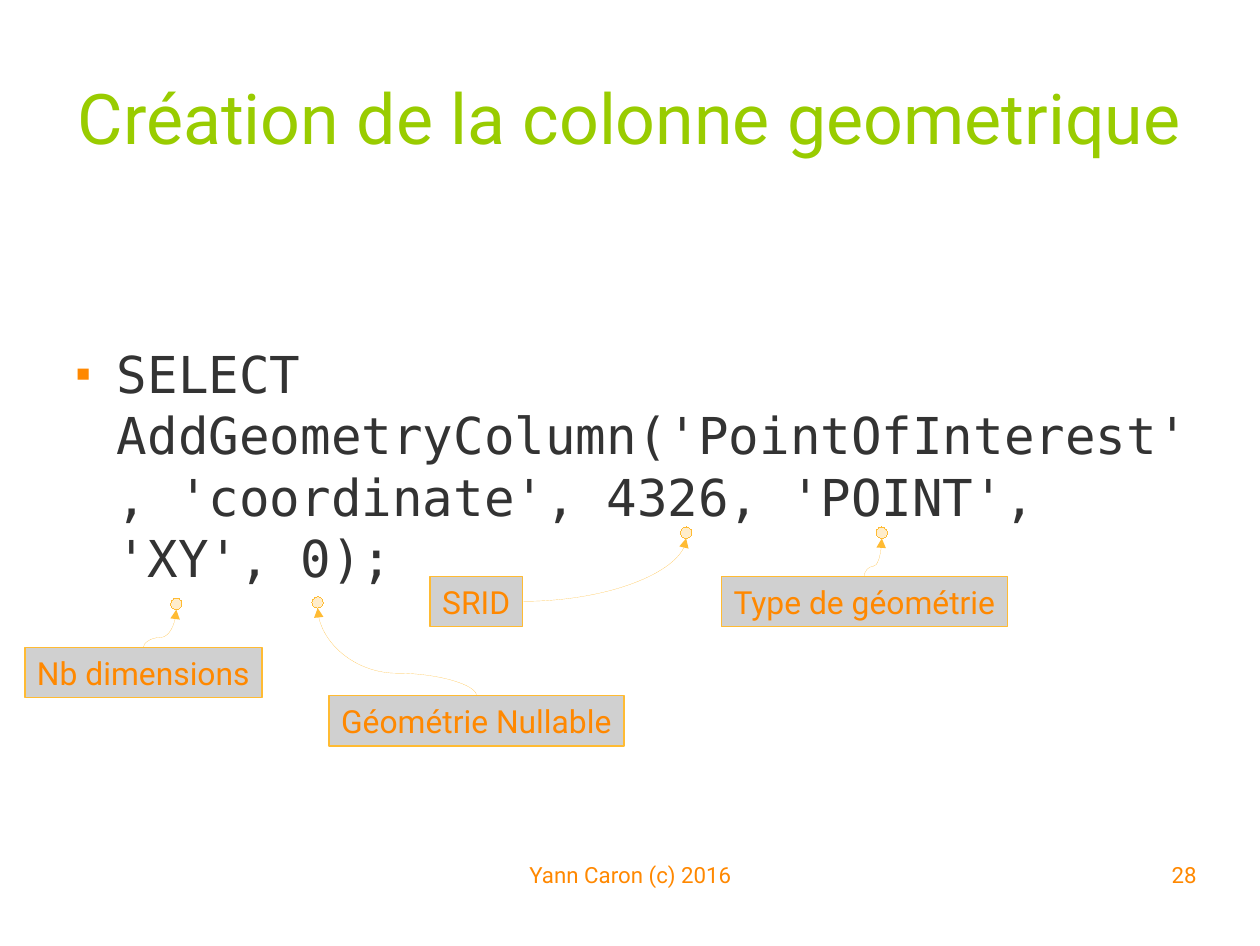
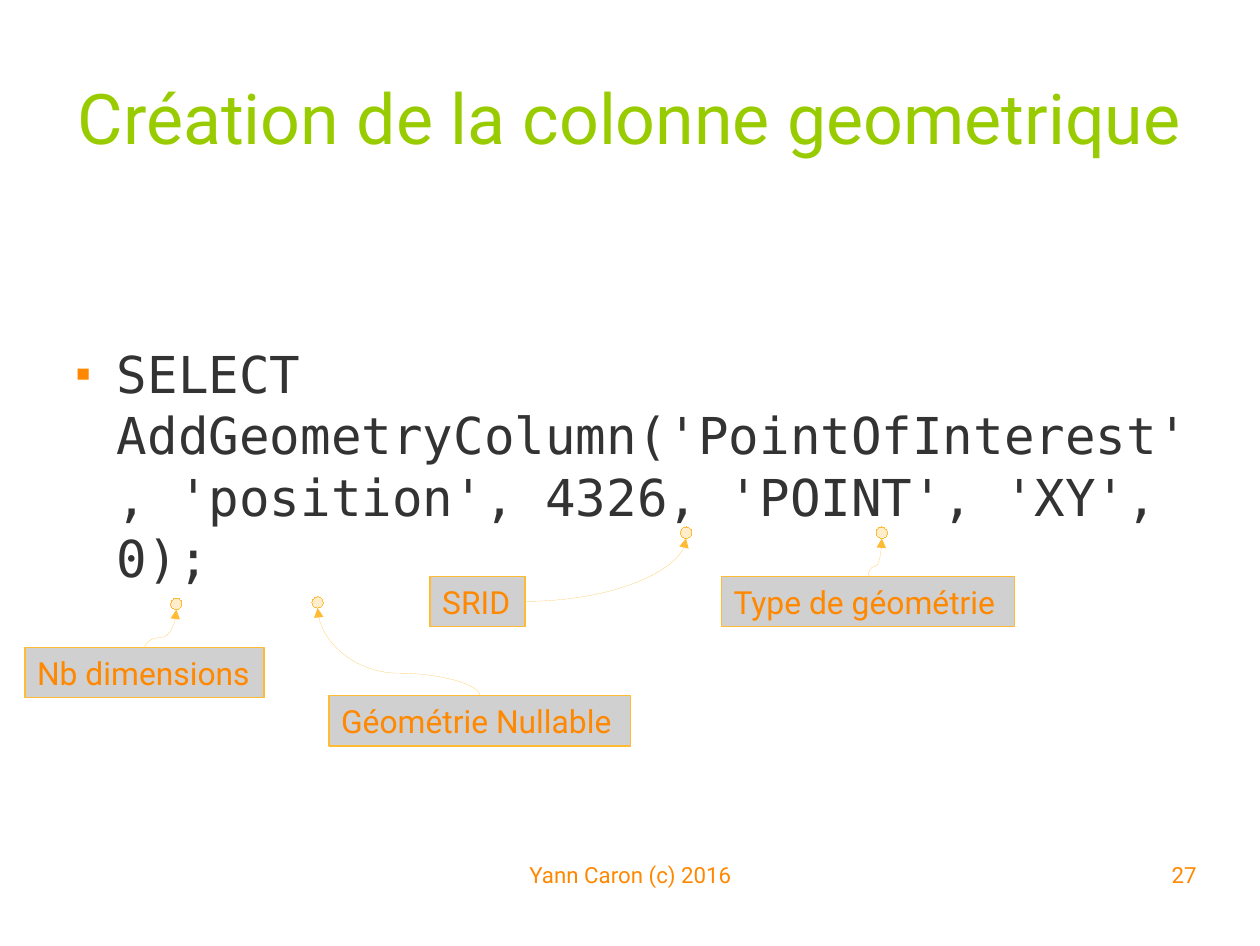
Before and after one commit to YannCaron/Android-ENSG, a slide deck: slide 27 of 10 - Spatialite.odp (slide 28 before the commit). Drawn at 1260x946 pixels with LibreOffice and Linux fonts; fonts in the diff are those of the drawing; grey boxes stand for pictures; background and template pictures are left out. Boxes give left, top, right and bottom in pixels: in the first picture for what was removed or moved away, otherwise in the second. Text is boxed around its words. In the diff, an @@ line names an element or a change of style, - is before the commit and + after.

```diff
--- a/10 - Spatialite.odp
+++ b/10 - Spatialite.odp
@@ text at (117, 355, 1188, 584): text changed @@
-■ SELECT AddGeometryColumn('PointOfInterest', 'coordinate', 4326, 'POINT', 'XY', 0);
+■ SELECT AddGeometryColumn('PointOfInterest', 'position', 4326, 'POINT', 'XY', 0);
@@ curved arrow moved from (864, 576) - (882, 539) to (868, 576) - (882, 539) @@
@@ picture "Type de géométrie": place and size @@
-picture "Type de géométrie" at (721, 576, 1007, 627)
+picture "Type de géométrie" at (721, 576, 1014, 627)
@@ curved arrow moved from (477, 695) - (318, 608) to (480, 695) - (318, 608) @@
@@ picture "Géométrie Nullable": place and size @@
-picture "Géométrie Nullable" at (329, 695, 624, 745)
+picture "Géométrie Nullable" at (329, 695, 631, 745)
@@ page number at (1172, 867, 1197, 883): text changed @@
-28
+27
```
Also in this commit, not shown: 19 other slides changed, 4 slides added, 1 slide removed.
